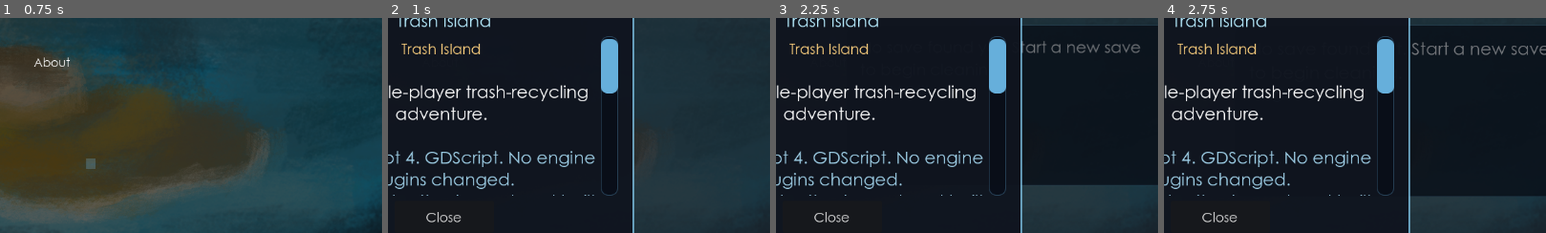
Above: before the commit, frames 1-4 (left to right).
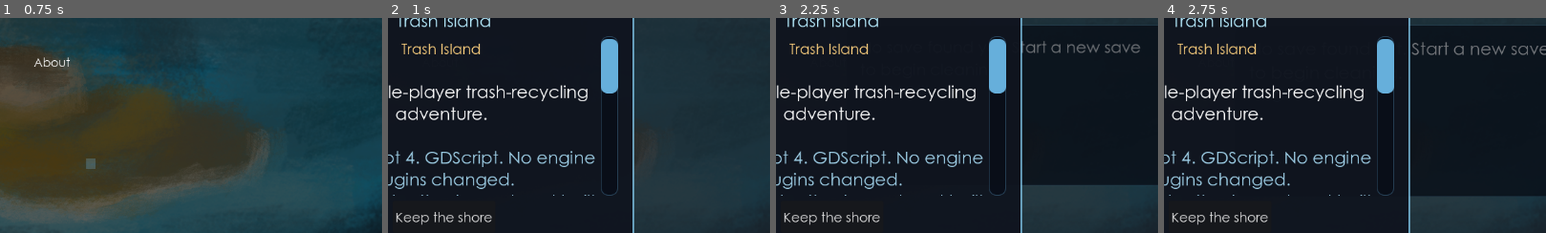
Above: after the commit, the same moments.

Repository: helloworld2540/isle2
Game: Godot game, scene res://scenes/main_menu.tscn
Two runs of this game, one before a commit and one after it. Both use one fixed random seed, a clock stepped at 60 frames per second and the inputs below.
Inputs (mouse positions are % of the whole screen's width and height, from its top left):
- Up to frame 1 (0.75 s): tap Enter (ui_accept) at 0.5 s; move the mouse to (45, 70) at 0.52 s; tap Tab at 0.6 s; click (45, 70) at 0.67 s
- Up to frame 2 (1 s): tap Enter (ui_accept) at 0.77 s
- Up to frame 3 (2.25 s): tap Enter (ui_accept) at 1.07 s; click "Close" (after the commit: "Keep the shore") at 1.25 s; click "New Save" at 2 s
- Up to frame 4 (2.75 s): no input
The pictures show only the part of the screen within x 43-93%, y 39-89%; the shares and areas given below are measured in that part.

Frame 1 is identical in both runs. In frame 2, 0.6% of the frame differs, in the area x 2-28%, y 90-97%; in frame 3, 0.6%; in frame 4, 0.6%.

Commit message:
test: [`docs`] The About page signs off with the motto
"Keep the shore" — the leaving salut

Diff:
--- a/scenes/ui/about.tscn
+++ b/scenes/ui/about.tscn
@@ -92,7 +92,7 @@
 layout_mode = 2
 size_flags_horizontal = 4
 theme_override_font_sizes/font_size = 20
-text = "Close"
+text = "Keep the shore"
 
 [node name="FreeCredit" type="Label" parent="Margin/Column/Panel/VBox"]
 layout_mode = 2
Not shown, changed: TODO.md
